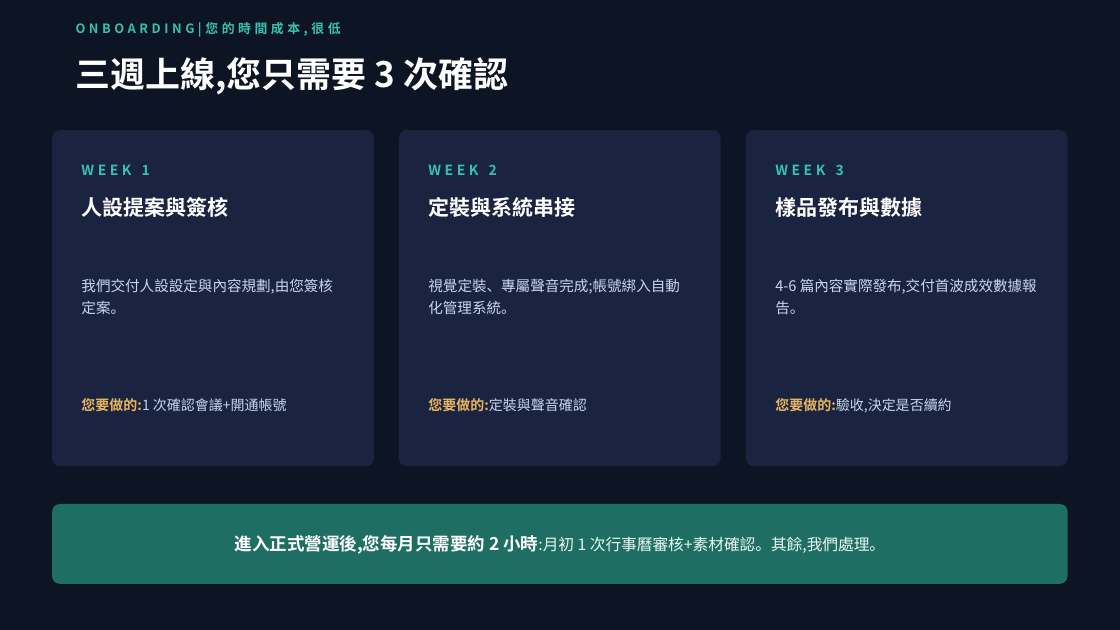
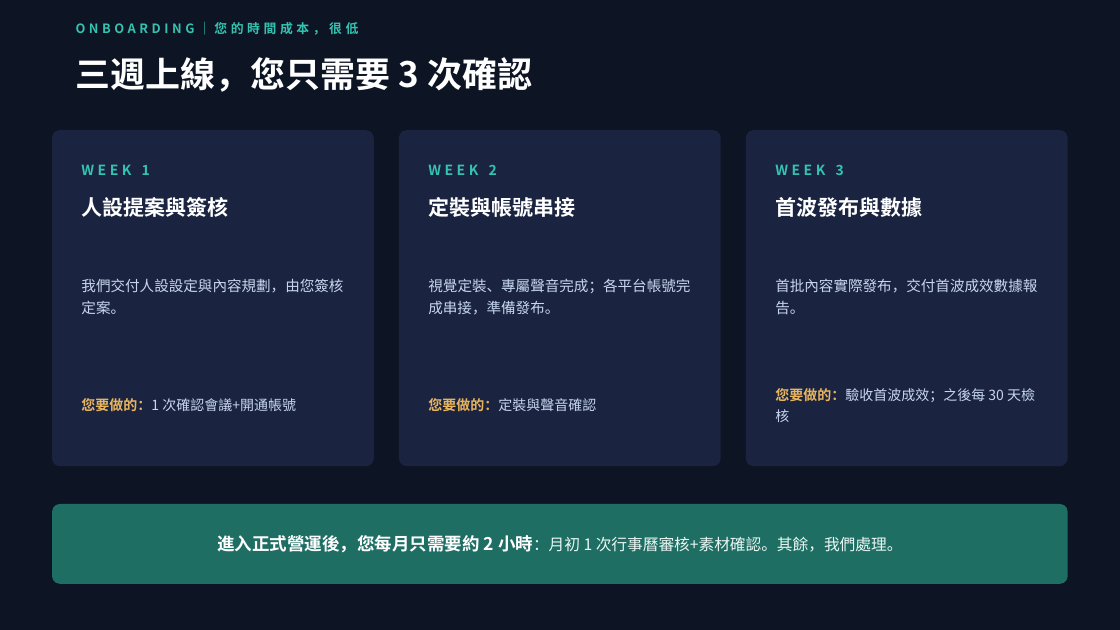
Before and after one commit to pennyhuang-oss/Virtual_KOL_Studio, a slide deck: slide 14 of business/數位人KOL-對外提案簡報.pptx. Drawn at 1120x630 pixels with LibreOffice and Linux fonts; fonts in the diff are those of the drawing. Boxes give left, top, right and bottom in pixels: in the first picture for what was removed or moved away, otherwise in the second. Text is boxed around its words. In the diff, an @@ line names an element or a change of style, - is before the commit and + after.

```diff
--- a/business/數位人KOL-對外提案簡報.pptx
+++ b/business/數位人KOL-對外提案簡報.pptx
@@ text at (164, 20, 359, 38): text changed @@
-ONBOARDING|您的時間成本,很低
+ONBOARDING｜您的時間成本，很低
@@ text at (76, 57, 532, 92): text changed @@
-三週上線,您只需要 3 次確認
+三週上線，您只需要 3 次確認
@@ text at (428, 197, 575, 217): text changed @@
-定裝與系統串接
+定裝與帳號串接
@@ text at (775, 197, 922, 217): text changed @@
-樣品發布與數據
+首波發布與數據
@@ text at (81, 278, 343, 314): text changed @@
-我們交付人設設定與內容規劃,由您簽核定案。
+我們交付人設設定與內容規劃，由您簽核定案。
@@ text at (428, 278, 690, 315): text changed @@
-視覺定裝、專屬聲音完成;帳號綁入自動化管理系統。
+視覺定裝、專屬聲音完成；各平台帳號完成串接，準備發布。
@@ text at (775, 279, 1037, 315): text changed @@
-4-6 篇內容實際發布,交付首波成效數據報告。
+首批內容實際發布，交付首波成效數據報告。
@@ text at (775, 388, 1035, 422): text changed @@
-您要做的:驗收,決定是否續約
+您要做的：驗收首波成效；之後每 30 天檢核
@@ text at (81, 398, 296, 412): text changed @@
-您要做的:1 次確認會議+開通帳號
+您要做的：1 次確認會議+開通帳號
@@ text at (428, 398, 596, 412): text changed @@
-您要做的:定裝與聲音確認
+您要做的：定裝與聲音確認
@@ text at (217, 535, 903, 553): text changed @@
-進入正式營運後,您每月只需要約 2 小時:月初 1 次行事曆審核+素材確認。其餘,我們處理。
+進入正式營運後，您每月只需要約 2 小時：月初 1 次行事曆審核+素材確認。其餘，我們處理。
```
Also in this commit, not shown: 10 other slides changed, 5 slides added, 5 slides removed, 2 other files.
